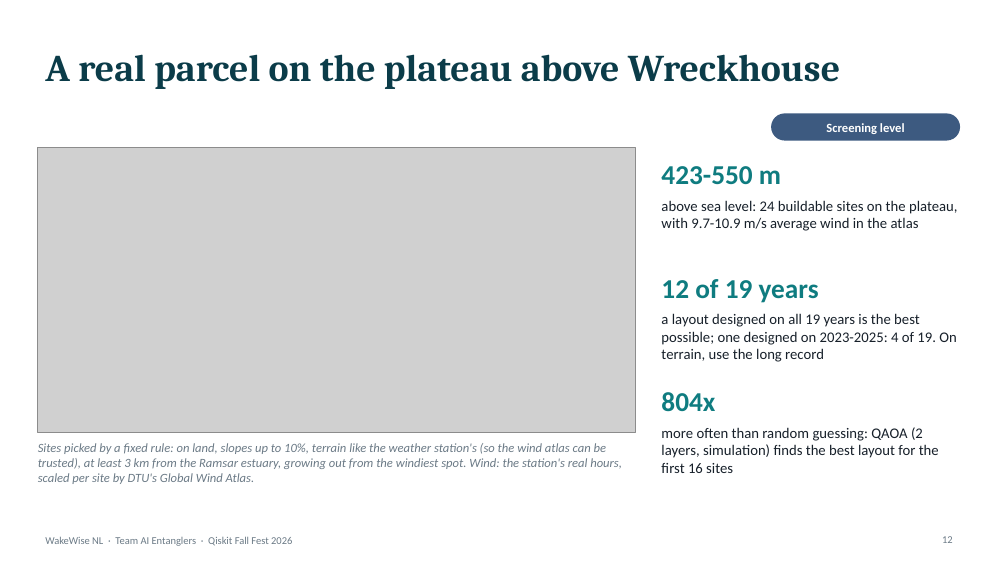
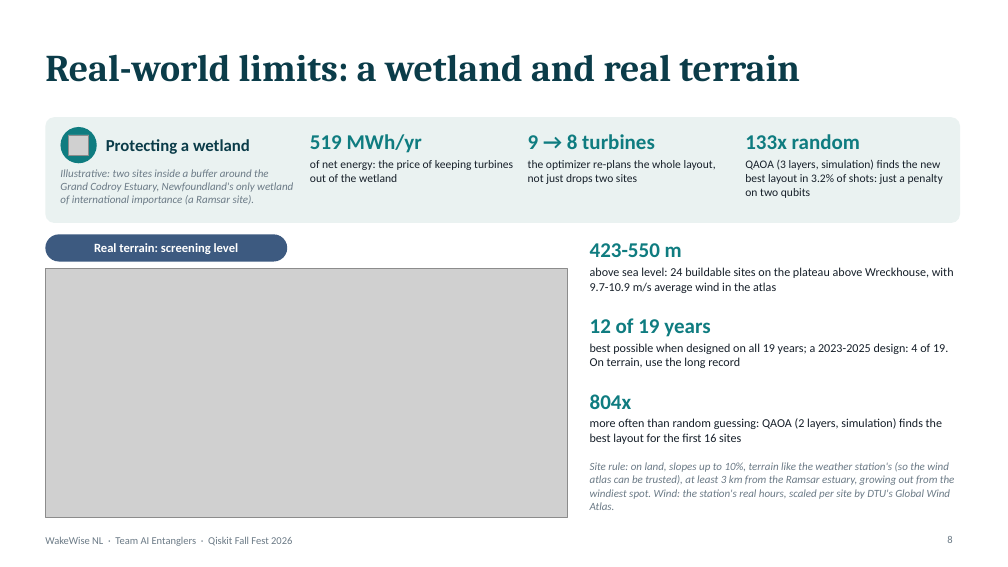
Before and after one commit to mrw-soumik/Qiskit-AI-Entanglers-, a slide deck: slide 8 of slides/WakeWise_NL_AI_Entanglers.pptx (slide 12 before the commit). Drawn at 1008x567 pixels with LibreOffice and Linux fonts; fonts in the diff are those of the drawing; grey boxes stand for pictures. Boxes give left, top, right and bottom in pixels: in the first picture for what was removed or moved away, otherwise in the second. Text is boxed around its words. In the diff, an @@ line names an element or a change of style, - is before the commit and + after.

```diff
--- a/slides/WakeWise_NL_AI_Entanglers.pptx
+++ b/slides/WakeWise_NL_AI_Entanglers.pptx
@@ title at [45, 54, 800, 82]: text changed @@
-A real parcel on the plateau above Wreckhouse
+Real-world limits: a wetland and real terrain
@@ rounded rectangle added at [45, 117, 960, 223], fill #EAF2F1 @@
@@ ellipse added at [60, 127, 97, 163], fill #0F7C80 @@
@@ picture added at [69, 135, 89, 156] @@
@@ text added at [106, 139, 250, 154], 16 pt, text #0B3C49, bold @@
+Protecting a wetland
@@ text added at [310, 134, 422, 153], 20 pt, text #0F7C80, bold @@
+519 MWh/yr
@@ text added at [528, 134, 655, 149], 20 pt, text #0F7C80, bold @@
+9 → 8 turbines
@@ text added at [745, 134, 860, 149], 20 pt, text #0F7C80, bold @@
+133x random
@@ text added at [60, 169, 293, 205], 10.5 pt, text #6B7A86, italic @@
+Illustrative: two sites inside a buffer around the Grand Codroy Estuary, Newfoundland's only wetland of international importance (a Ramsar site).
@@ text added at [310, 160, 513, 182], 11 pt, text #17202A @@
+of net energy: the price of keeping turbines out of the wetland
@@ text added at [528, 160, 716, 184], 11 pt, text #17202A @@
+the optimizer re-plans the whole layout, not just drops two sites
@@ text added at [745, 160, 943, 198], 11 pt, text #17202A @@
+QAOA (3 layers, simulation) finds the new best layout in 3.2% of shots: just a penalty on two qubits
@@ rounded rectangle: place and size @@
-rounded rectangle at [771, 113, 960, 141]
+rounded rectangle at [45, 234, 287, 262]
@@ size 26 to 20 pt in 3 elements at [590, 394, 632, 409], [590, 318, 710, 337], [590, 243, 682, 257] @@
@@ text "423-550 m": place and size @@
-text "423-550 m" at [661, 166, 781, 184]
+text "423-550 m" at [590, 243, 682, 257]
@@ picture: place and size @@
-picture at [38, 147, 635, 433]
+picture at [45, 268, 567, 517]
@@ text at [94, 243, 239, 254]: text changed @@
-Screening level
+Real terrain: screening level
@@ text at [590, 267, 954, 293]: text changed; size 14 to 11.5 pt @@
-above sea level: 24 buildable sites on the plateau, with 9.7-10.9 m/s average wind in the atlas
+above sea level: 24 buildable sites on the plateau above Wreckhouse, with 9.7-10.9 m/s average wind in the atlas
@@ text "12 of 19 years": place and size @@
-text "12 of 19 years" at [661, 279, 819, 303]
+text "12 of 19 years" at [590, 318, 710, 337]
@@ text at [590, 343, 948, 368]: text changed; size 14 to 11.5 pt @@
-a layout designed on all 19 years is the best possible; one designed on 2023-2025: 4 of 19. On terrain, use the long record
+best possible when designed on all 19 years; a 2023-2025 design: 4 of 19. On terrain, use the long record
@@ text "804x": place and size @@
-text "804x" at [661, 392, 715, 412]
+text "804x" at [590, 394, 632, 409]
@@ text "more often than random guessing: ...": place and size @@
-text "more often than random guessing: ..." at [661, 427, 939, 473]
+text "more often than random guessing: ..." at [590, 418, 942, 444]
@@ text "more often than random guessing: ..." at [590, 418, 942, 444]: size 14 to 11.5 pt @@
@@ text at [590, 462, 955, 510]: text changed; size 12 to 10.5 pt @@
-Sites picked by a fixed rule: on land, slopes up to 10%, terrain like the weather station's (so the wind atlas can be trusted), at least 3 km from the Ramsar estuary, growing out from the windiest spot. Wind: the station's real hours, scaled per site by DTU's Global Wind Atlas.
+Site rule: on land, slopes up to 10%, terrain like the weather station's (so the wind atlas can be trusted), at least 3 km from the Ramsar estuary, growing out from the windiest spot. Wind: the station's real hours, scaled per site by DTU's Global Wind Atlas.
@@ page number at [947, 536, 952, 543]: text changed @@
-12
+8
```
Also in this commit, not shown: 7 other slides changed, 6 slides removed, 1 other file.
